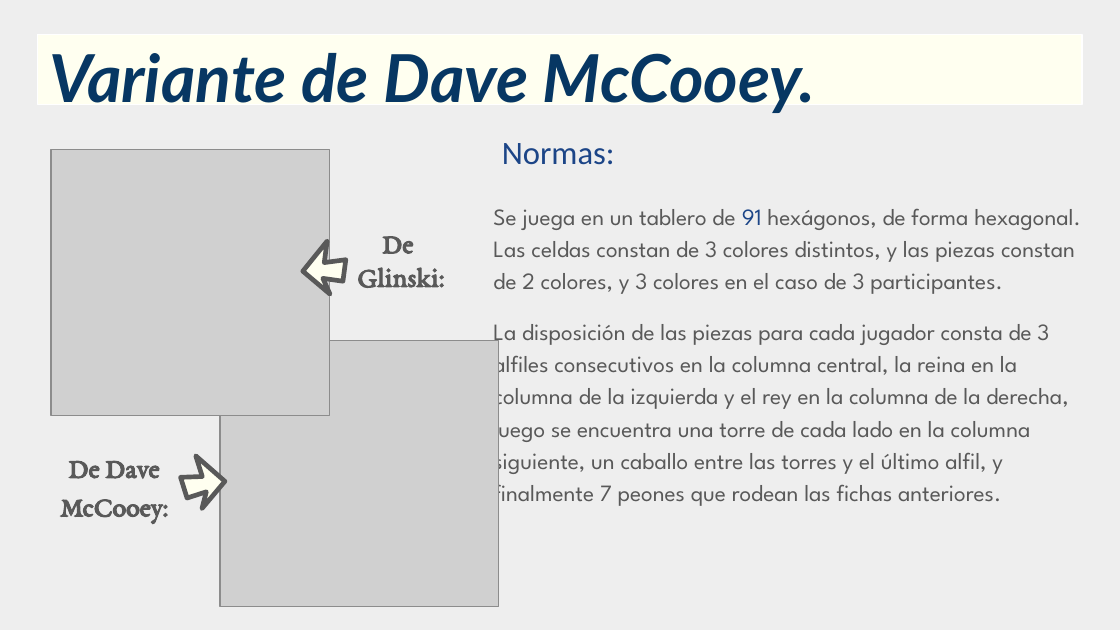
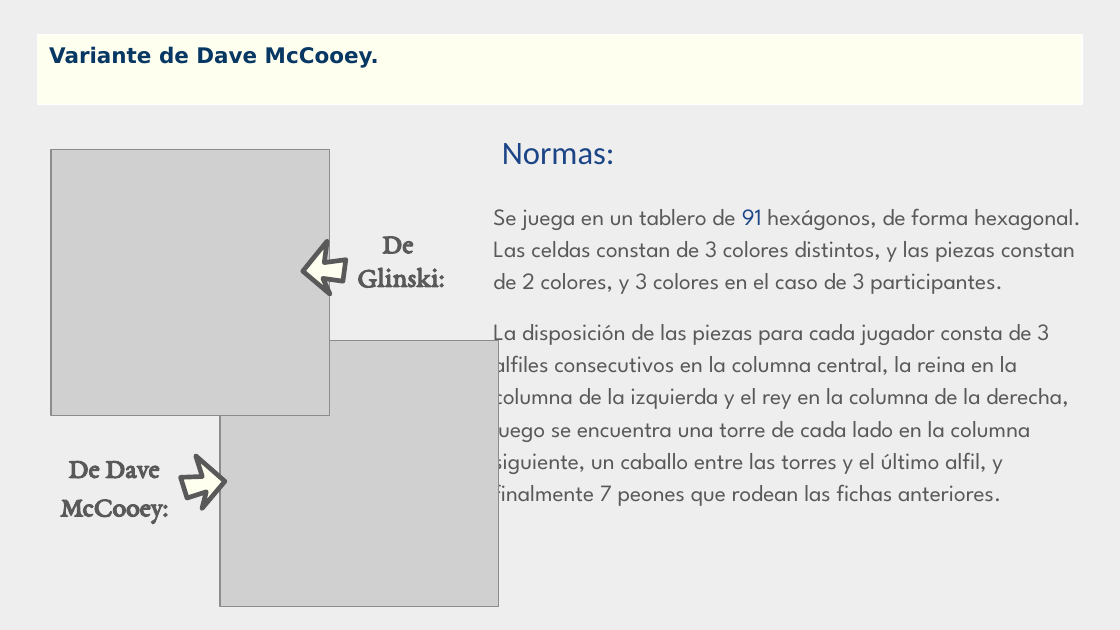
Before and after one commit to raullencinas-frm-utn/Hexajedrez, a slide deck: slide 8 of Hexajedrez - Presentación.odp. Drawn at 1120x630 pixels with LibreOffice and Linux fonts; fonts in the diff are those of the drawing; grey boxes stand for pictures. Boxes give left, top, right and bottom in pixels: in the first picture for what was removed or moved away, otherwise in the second. Text is boxed around its words. In the diff, an @@ line names an element or a change of style, - is before the commit and + after.

```diff
--- a/Hexajedrez - Presentación.odp
+++ b/Hexajedrez - Presentación.odp
@@ title "Variante de Dave McCooey." at (x1=38, y1=35, x2=1082, y2=105): size 42.5 to 13.8 pt, font Lato to DejaVu Sans, italic off @@
```
Also in this commit, not shown: 5 other slides changed, 11 slides added, 2 slides removed, 1 other file.
